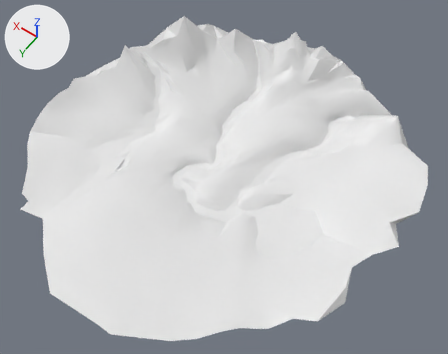
The FBX model Assets/3D Models/NEW/assets/ISLAND.fbx, before and after one commit.
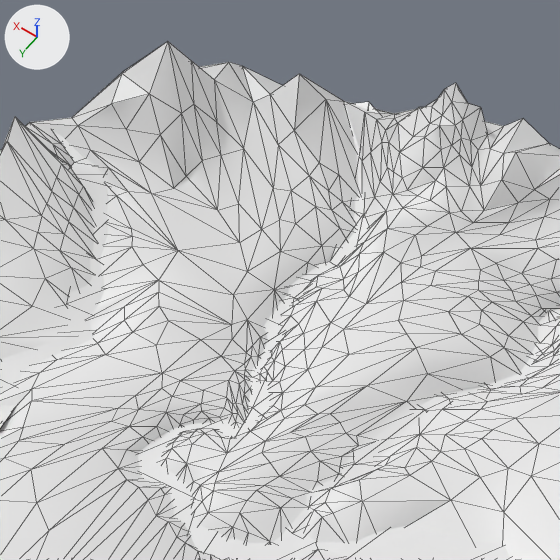
There are two pictures of each version: one whole from a camera (50 mm lens) standing at (-26.3, 40.7, 51.5) and looking at (-2.3, 7.1, -1.3), one close up on the part from 27% to 75% of the width and 0% to 61% of the height. Arrows for +X, +Y and +Z are at upper left; the lights stay in place. The close-ups show mesh edges as thin lines. Where no turn or scale is listed for an object, it has been applied to the vertices. Vertices at the same position are counted once.
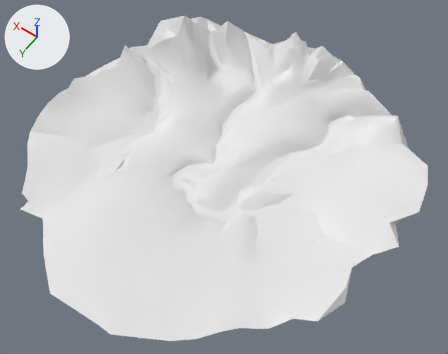
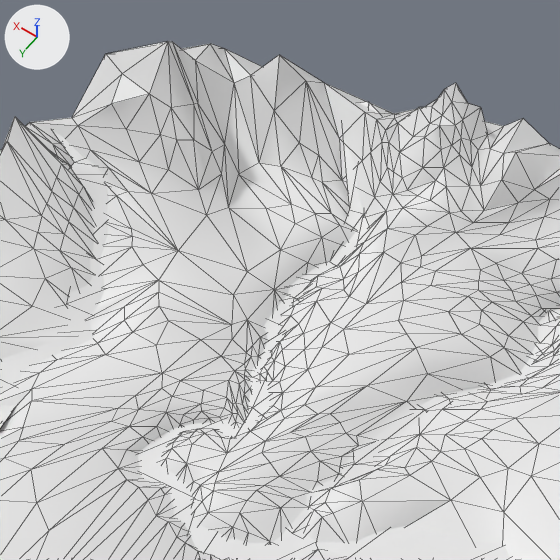
Changed parts and their boxes (x1, y1, x2, y2) in the close-ups (560 x 560 px; the box of a moved part takes in the faces that stretch with it):
part 1 of me_mesh_003, moved or reshaped
    before: (77, 41, 390, 290)
    after: (72, 41, 392, 290)

Diff of the bpy script that builds the scene:
```diff
--- a/Assets/3D Models/NEW/assets/ISLAND.fbx.py
+++ b/Assets/3D Models/NEW/assets/ISLAND.fbx.py
@@ me_mesh_003 @@
 me_mesh_003.from_pydata(...)  # 821 vertices, 1622 faces; spans x -15.6..22.2, y -14.1..25.8, z -7.7..16.8
 # used by ob_platonic; location = (-6.23, 2.9, -7.18)
+# me_mesh_003 part 1: 41 of 821 vertices moved; they spanned x 6.8..19.2, y -11.2..-1.7, z 9.8..15.7 and now span x 6.8..20.6, y -11.8..-1.7, z 10.2..15.7; mean shift (1.1, -0.4, 0.0); largest move (9.8, -4.3, 11.4) -> (12.2, -5.1, 10.4)
```
